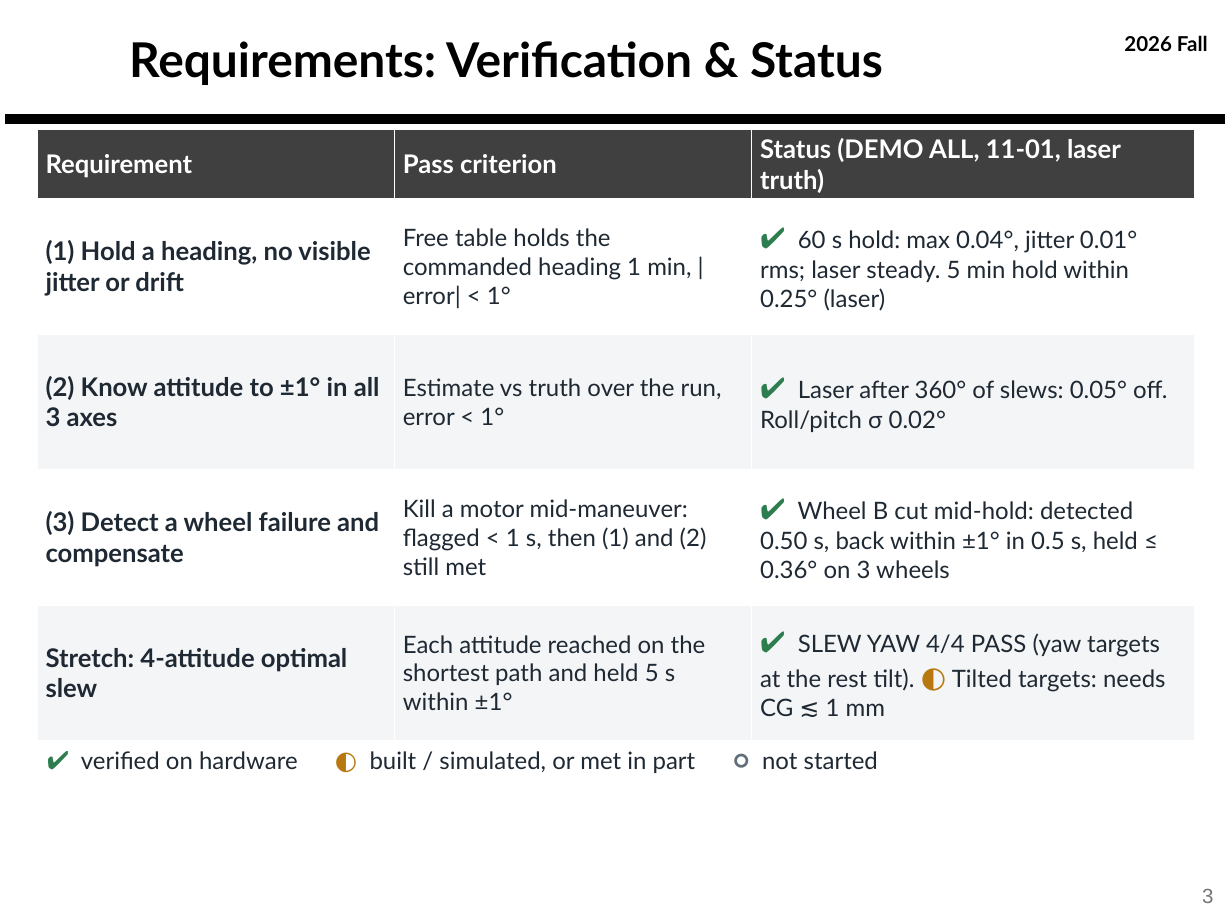
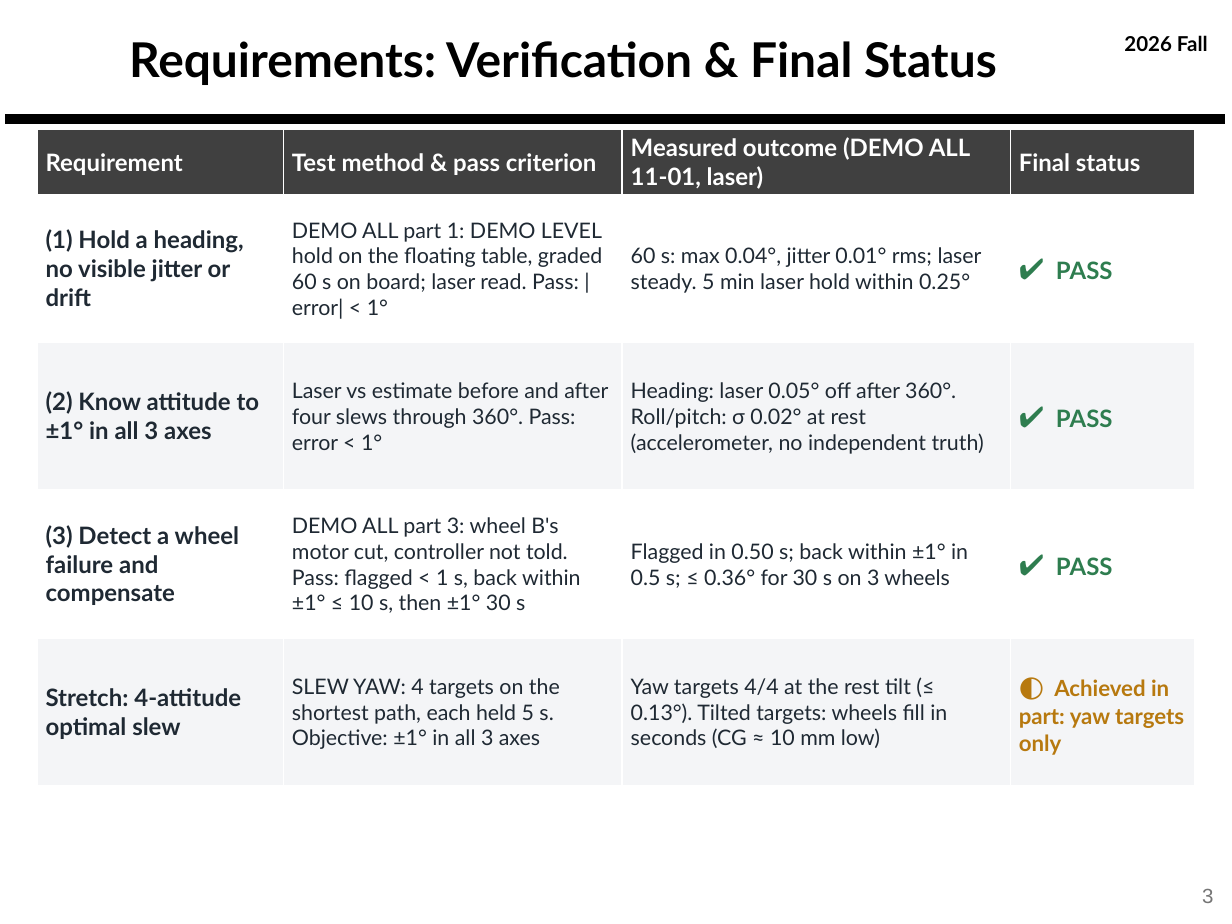
Before and after one commit to derek-weissinger-usafa/Astro-331-Lab-8, a slide deck: slide 3 of Reports/Astro 331 Lab 8_2_3 Body Final Pres.pptx. Drawn at 1232x924 pixels with LibreOffice and Linux fonts; fonts in the diff are those of the drawing; background and template pictures are left out. Boxes give left, top, right and bottom in pixels: in the first picture for what was removed or moved away, otherwise in the second. Text is boxed around its words. In the diff, an @@ line names an element or a change of style, - is before the commit and + after.

```diff
--- a/Reports/Astro 331 Lab 8_2_3 Body Final Pres.pptx
+++ b/Reports/Astro 331 Lab 8_2_3 Body Final Pres.pptx
@@ title at [129,41,997,85]: text changed @@
-Requirements: Verification & Status
+Requirements: Verification & Final Status
@@ table at [37,129,1195,782] @@
-column 2: Pass criterion | Free table holds the commanded heading 1 min, |error| < 1° | Estimate vs truth over the run, error < 1° | Kill a motor mid-maneuver: flagged < 1 s, then (1) and (2) still met | Each attitude reached on the shortest path and held 5 s within ±1°
-column 3: Status (DEMO ALL, 11-01, laser truth) | ✔ 60 s hold: max 0.04°, jitter 0.01° rms; laser steady. 5 min hold within 0.25° (laser) | ✔ Laser after 360° of slews: 0.05° off. Roll/pitch σ 0.02° | ✔ Wheel B cut mid-hold: detected 0.50 s, back within ±1° in 0.5 s, held ≤ 0.36° on 3 wheels | ✔ SLEW YAW 4/4 PASS (yaw targets at the rest tilt). ◐ Tilted targets: needs CG ≲ 1 mm
+column 2: Test method & pass criterion | DEMO ALL part 1: DEMO LEVEL hold on the floating table, graded 60 s on board; laser read. Pass: |error| < 1° | Laser vs estimate before and after four slews through 360°. Pass: error < 1° | DEMO ALL part 3: wheel B's motor cut, controller not told. Pass: flagged < 1 s, back within ±1° ≤ 10 s, then ±1° 30 s | SLEW YAW: 4 targets on the shortest path, each held 5 s. Objective: ±1° in all 3 axes
+column 3: Measured outcome (DEMO ALL 11-01, laser) | 60 s: max 0.04°, jitter 0.01° rms; laser steady. 5 min laser hold within 0.25° | Heading: laser 0.05° off after 360°. Roll/pitch: σ 0.02° at rest (accelerometer, no independent truth) | Flagged in 0.50 s; back within ±1° in 0.5 s; ≤ 0.36° for 30 s on 3 wheels | Yaw targets 4/4 at the rest tilt (≤ 0.13°). Tilted targets: wheels fill in seconds (CG ≈ 10 mm low)
+column 4: Final status | ✔ PASS | ✔ PASS | ✔ PASS | ◐ Achieved in part: yaw targets only
@@ text removed at [81,751,878,773] @@
-✔ verified on hardware ◐ built / simulated, or met in part ○ not started
```
Also in this commit, not shown: 30 other slides changed, 1 slide added, 14 other files.
